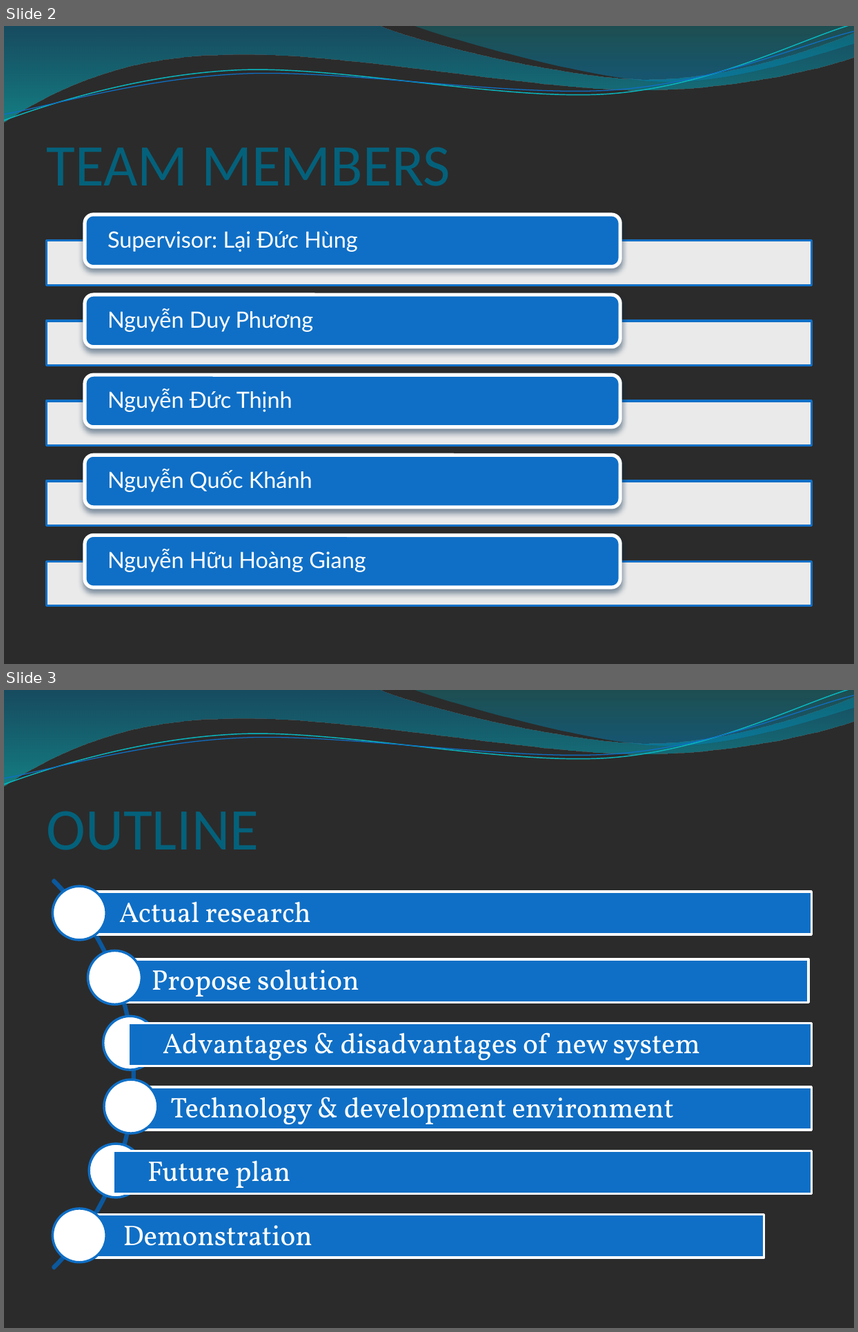
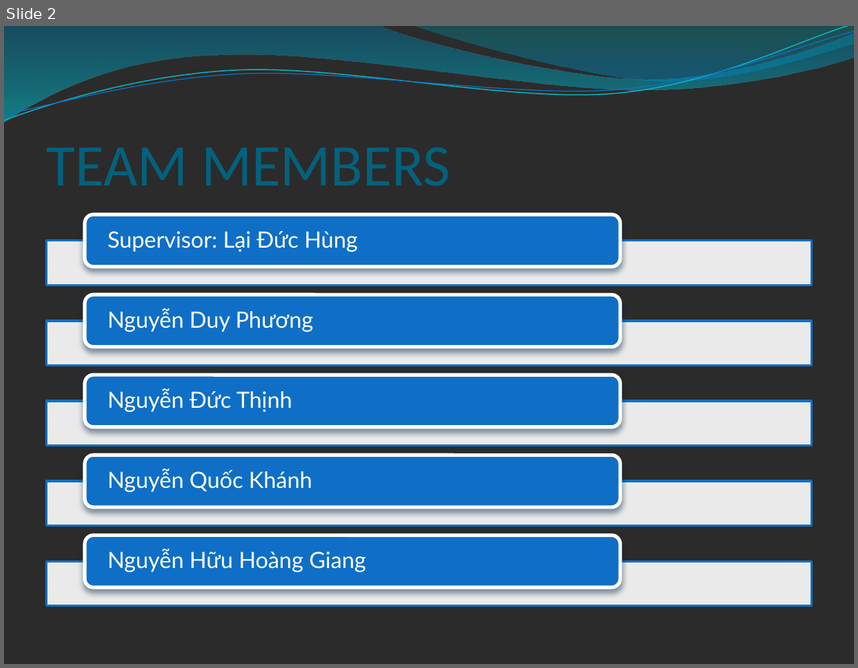
Before and after one commit to lighting92/football-pitches-booking, a slide deck: CD/Football Pitche1s Booking System.pptx. Shown one above the other, each under a label of ours: slides 2 and 3 before the commit, slide 2 after it. The pictures are 858x1332 and 858x668 pixels, drawn with LibreOffice and Linux fonts; fonts in the diff are those of the drawing; background and template pictures are left out; a plain dark background stands for a picture behind light text. Boxes give left, top, right and bottom in pixels: in the first picture for what was removed or moved away, otherwise in the second. Text is boxed around its words. In the diff, an @@ line names an element or a change of style, - is before the commit and + after.

```diff
--- a/CD/Football Pitche1s Booking System.pptx
+++ b/CD/Football Pitche1s Booking System.pptx
@@ slide 3 removed at (4, 690, 854, 1328), background picture (left out); not listed: 4 template elements that a slide beside it also shows @@
@@ title removed at (47, 756, 811, 862) @@
-OUTLINE
@@ group removed at (4, 799, 811, 1328): 6 rectangles, 6 texts, 6 ellipses, 1 arch (boxed as its full ring) @@
-Actual research
-Propose solution
-Technology & development environment
-Demonstration
-Advantages & disadvantages of new system
-Future plan
```
Also in this commit, not shown: 1 slide changed.
